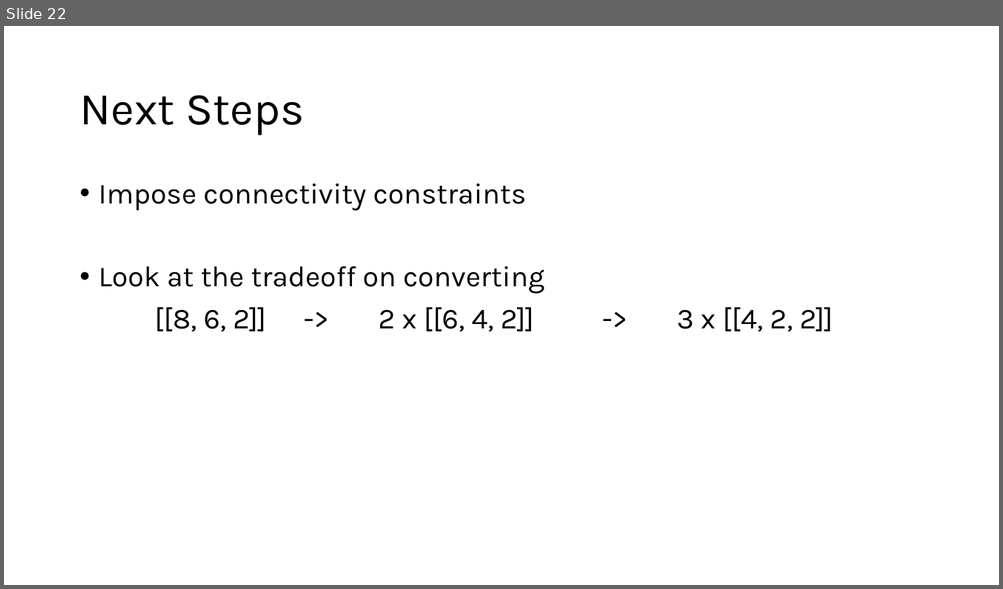
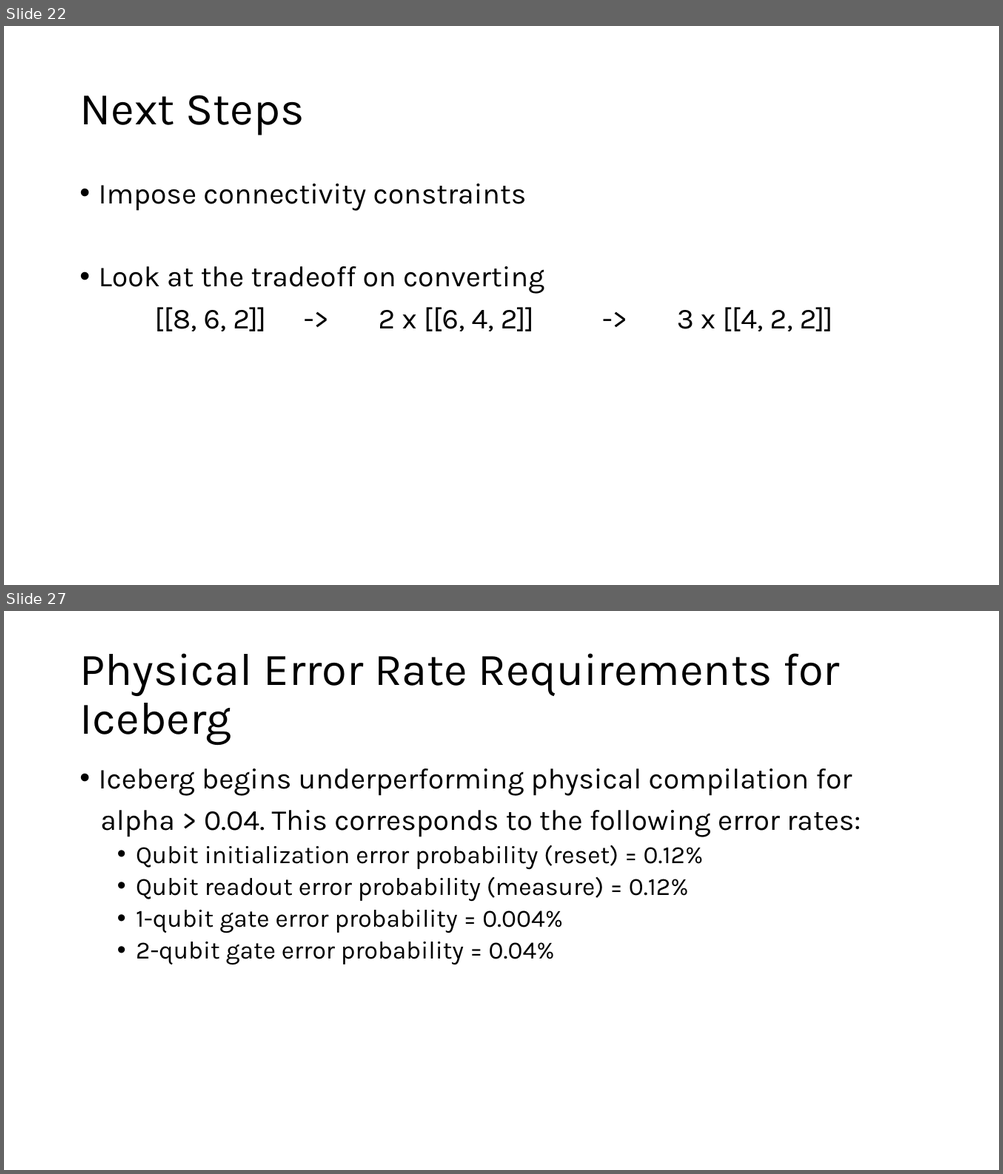
Before and after one commit to Baker-Group-UT/iceberg-compiler, a slide deck: direction.pptx. Shown one above the other, each under a label of ours: slide 22 before the commit, slides 22 and 27 after it; the slides between them are not shown. The pictures are 1003x589 and 1003x1174 pixels, drawn with LibreOffice and Linux fonts; fonts in the diff are those of the drawing. Boxes give left, top, right and bottom in pixels: in the first picture for what was removed or moved away, otherwise in the second. Text is boxed around its words. In the diff, an @@ line names an element or a change of style, - is before the commit and + after.

Commit message:
Added IcebergGrid class, improved class structure; additionally some simulations of Hadamard test circuit (#4)
* Added CZ, S, decode, measure to iceberg

formatted random_circuit_gen; fixed environ import in generalized_shor

* Moved random_circuit_gen to circuits; added code to compare resilience of iceberg vs physical compilation

* improved random_circuit_gen script

* Added IcebergGrid class and improved inheritance structure

* Ran initial Hadamard test experiments

* Cleaned up generalized_shor.py

```diff
--- a/direction.pptx
+++ b/direction.pptx
@@ slide 27 added at (x1=4, y1=611, x2=999, y2=1170), background #FFFFFF @@
@@ title added at (x1=79, y1=653, x2=839, y2=745), 44 pt, text #000000 @@
+Physical Error Rate Requirements for Iceberg
@@ text added at (x1=99, y1=769, x2=860, y2=965), 24 pt, text #000000 @@
+• Iceberg begins underperforming physical compilation for
+alpha > 0.04. This corresponds to the following error rates:
+  • Qubit initialization error probability (reset) = 0.12%
+  • Qubit readout error probability (measure) = 0.12%
+  • 1-qubit gate error probability = 0.004%
+  • 2-qubit gate error probability = 0.04%
```
Also in this commit, not shown: 6 other slides added, 4 other files.
